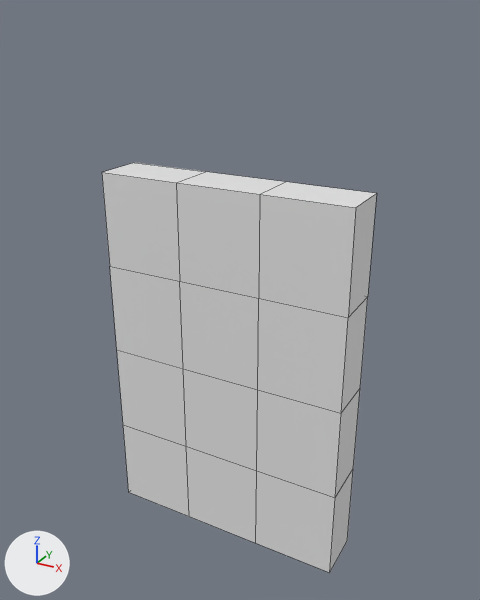
Two versions of the FBX model Cor Umbra 2.0/Assets/_Dev/Jow/Objects/FBX_01/Arquitetura/SM_BLD_WALL_SMALL_01.fbx, one commit apart.
Both versions are drawn from a 50 mm camera at (2.3, -4.05, 4.13) aimed at (0.04, 0.06, 2.08). Arrows for +X, +Y and +Z are at lower left; the lights stay in place. The older version comes first. Mesh edges are drawn as thin lines. Where no turn or scale is listed for an object, it has been applied to the vertices.

The first picture shows 'SM_BLD_WALL_SMALL_01'.
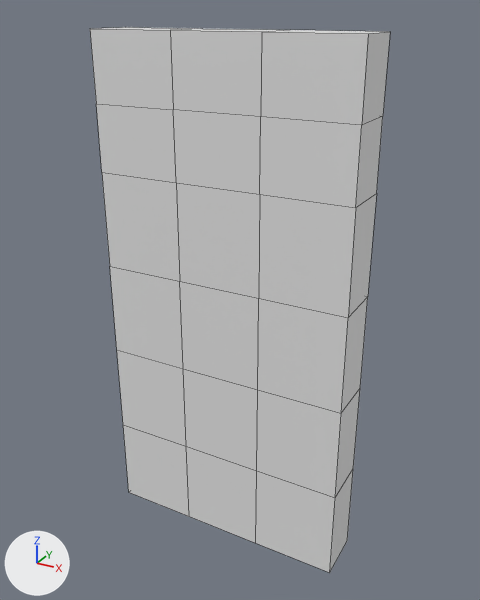
Boxes [x1, y1, x2, y2] around the edits, measured in the pictures (480 x 600 px):
'SM_BLD_WALL_SMALL_01', reshaped (9% wider, 33% taller)
    before: [102, 163, 376, 573]
    after: [90, 27, 390, 573]
part 1 of me_plane_129, built on
    before: [102, 163, 376, 208]
    after: [90, 27, 390, 208]

Patch to the scene script:
```diff
--- a/Cor Umbra 2.0/Assets/_Dev/Jow/Objects/FBX_01/Arquitetura/SM_BLD_WALL_SMALL_01.fbx.py
+++ b/Cor Umbra 2.0/Assets/_Dev/Jow/Objects/FBX_01/Arquitetura/SM_BLD_WALL_SMALL_01.fbx.py
@@ mat_m_wall_01 @@
+mat_m_wall_01 = principled_material('M_WALL_01')
+mat_m_wall_01.base_color = (0.8, 0.8, 0.8)  # white #e7e7e7
@@ me_plane_129 @@
 # used by ob_sm_bld_wall_small_01; location = (0.0, 0.0, 0.0)
-me_plane_129.from_pydata(...)  # 40 vertices, 38 faces; spans x -1.0..1.0, y -0.2..0.2, z 0.0..3.0
+me_plane_129.from_pydata(...)  # 56 vertices, 54 faces; spans x -1.0..1.0, y -0.2..0.2, z 0.0..4.0
+# me_plane_129 part 1
+# 3 faces are deleted
+# 8 new vertices lie (0.0, 0.0, 0.5) away from vertices in x -1.0..1.0, y -0.2..0.2, z 3.0
+# 8 new vertices lie (0.0, 0.0, 0.5) away from vertices in x -1.0..1.0, y -0.2..0.2, z 3.5
+# 19 new faces join them
+me_plane_129.materials.append(mat_m_wall_01)  # white #e7e7e7
```
